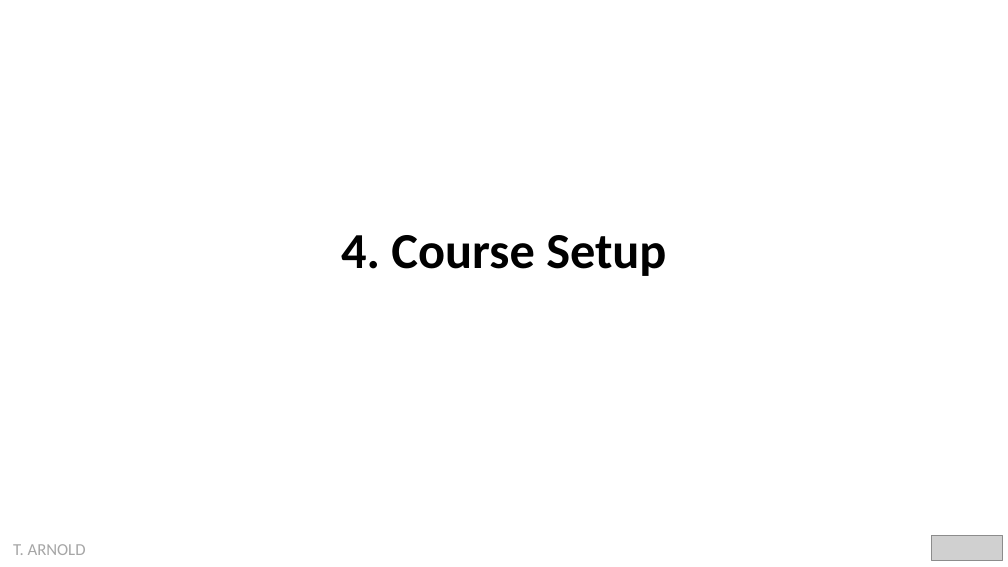
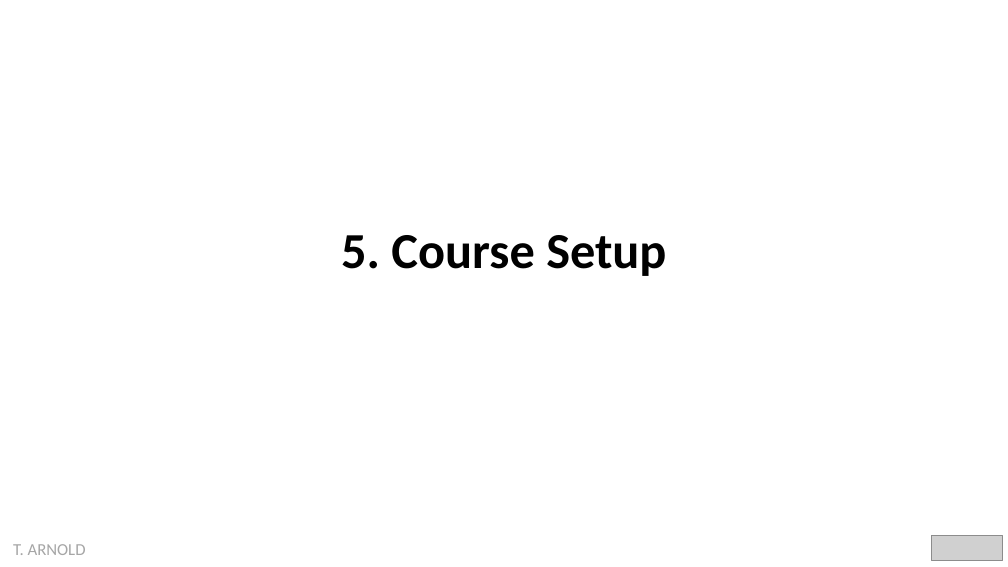
Before and after one commit to statsmaths/dsst330-s24, a slide deck: slide 12 of extra/intro.pptx (slide 11 before the commit). Drawn at 1008x567 pixels with LibreOffice and Linux fonts; fonts in the diff are those of the drawing; grey boxes stand for pictures. Boxes give left, top, right and bottom in pixels: in the first picture for what was removed or moved away, otherwise in the second. Text is boxed around its words. In the diff, an @@ line names an element or a change of style, - is before the commit and + after.

```diff
--- a/extra/intro.pptx
+++ b/extra/intro.pptx
@@ text at (341,235,666,276): text changed @@
-4. Course Setup
+5. Course Setup
```
Also in this commit, not shown: 1 slide added, 40 other files.
